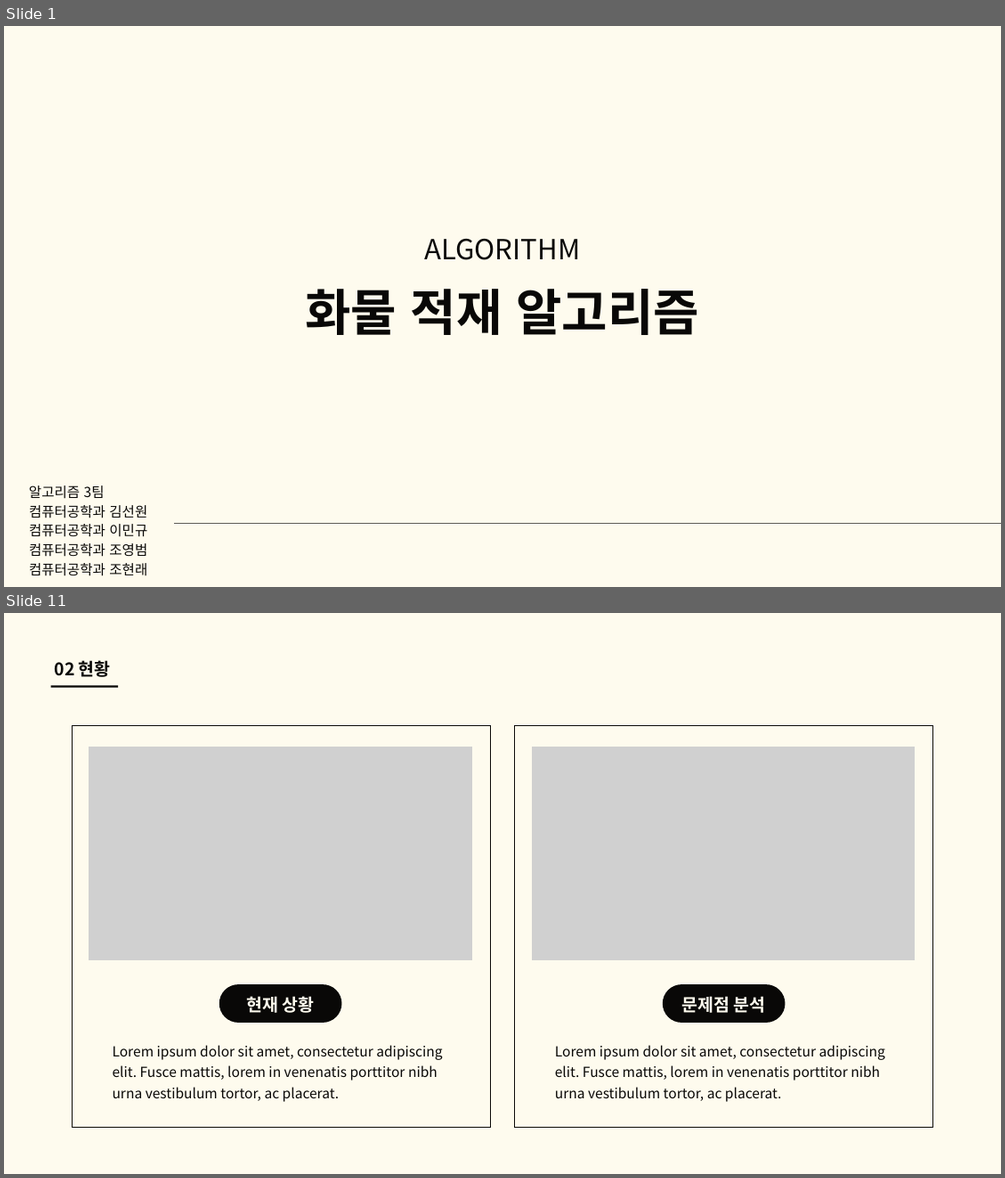
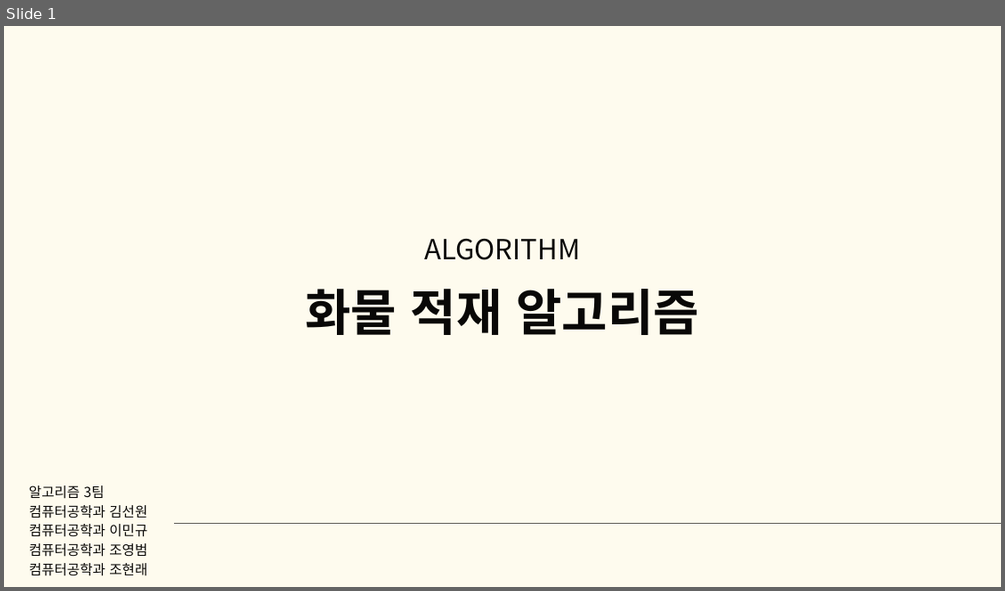
Before and after one commit to good-thing/CargoDriver, a slide deck: 알고리즘 3팀 화물차 알고리즘.pptx. Shown one above the other, each under a label of ours: slides 1 and 11 before the commit, slide 1 after it; the slides between them are not shown. The pictures are 1005x1178 and 1005x591 pixels, drawn with LibreOffice and Linux fonts; fonts in the diff are those of the drawing; grey boxes stand for pictures. Boxes give left, top, right and bottom in pixels: in the first picture for what was removed or moved away, otherwise in the second. Text is boxed around its words. In the diff, an @@ line names an element or a change of style, - is before the commit and + after.

```diff
--- a/알고리즘 3팀 화물차 알고리즘.pptx
+++ b/알고리즘 3팀 화물차 알고리즘.pptx
@@ slide 11 removed at [4, 613, 1001, 1174], background #FEFBEE @@
@@ text removed at [55, 660, 111, 677] @@
-02 현황
@@ line removed from (51, 686) to (118, 686) @@
@@ freeform shape removed at [72, 726, 491, 1127] @@
@@ freeform shape removed at [514, 726, 933, 1127] @@
@@ picture removed at [89, 747, 472, 960] @@
@@ picture removed at [531, 747, 914, 960] @@
@@ freeform shape removed at [219, 984, 342, 1022] @@
@@ freeform shape removed at [663, 984, 785, 1022] @@
@@ text removed at [247, 996, 315, 1013] @@
-현재 상황
@@ text removed at [682, 996, 766, 1013] @@
-문제점 분석
@@ text removed at [113, 1045, 442, 1102] @@
-Lorem ipsum dolor sit amet, consectetur adipiscing elit. Fusce mattis, lorem in venenatis porttitor nibh urna vestibulum tortor, ac placerat.
@@ text removed at [555, 1045, 885, 1102] @@
-Lorem ipsum dolor sit amet, consectetur adipiscing elit. Fusce mattis, lorem in venenatis porttitor nibh urna vestibulum tortor, ac placerat.
```
Also in this commit, not shown: 3 slides changed, 14 slides added, 12 other slides removed, 22 other files.
